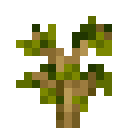
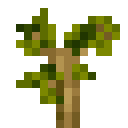
The second 128x128 image is a revision of the first. Changes to its layers:
painted on "oak_sapling.png" over [16, 8, 120, 112]
painted on "Layer" over [24, 24, 112, 96]
